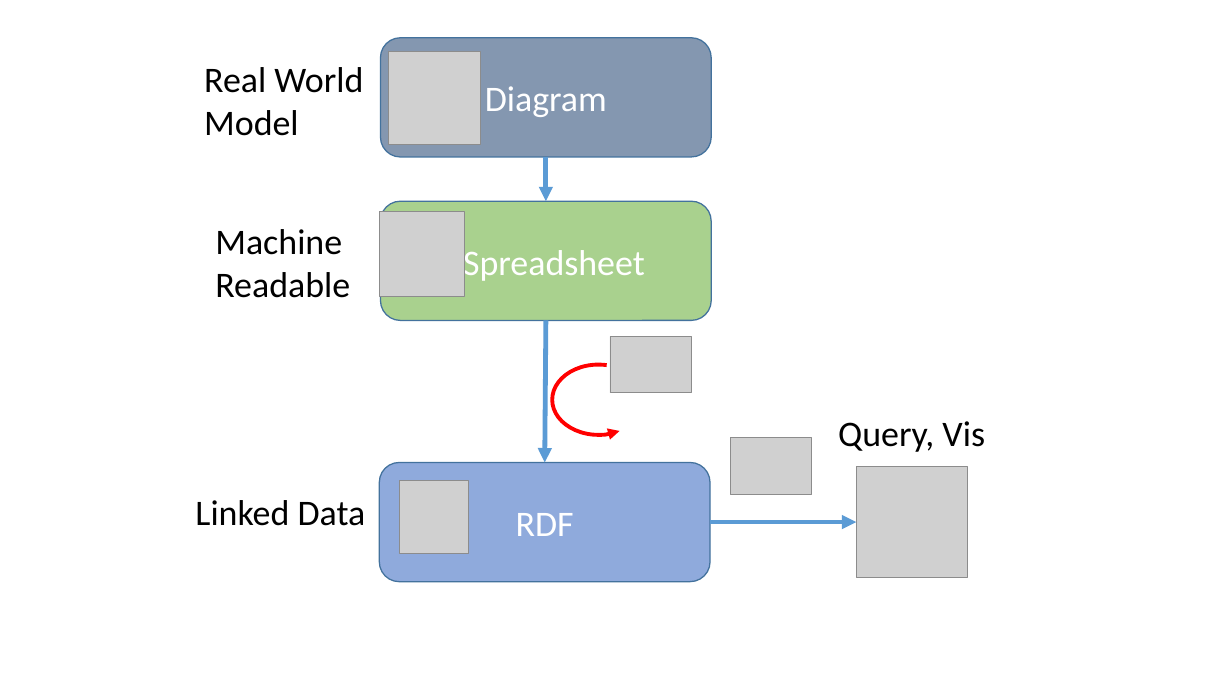
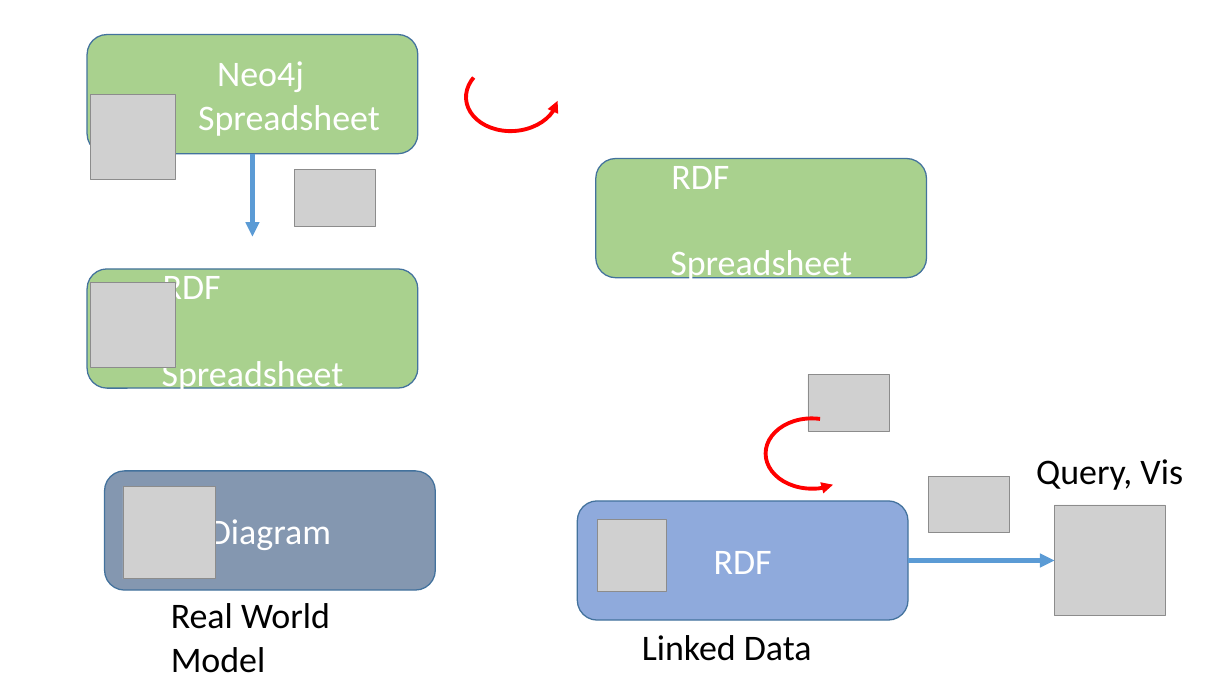
Before and after one commit to phuse-org/LinkedDataWorkshop, a slide deck: slide 3 of Annual2017-EU/documents/SourceImagesForExercises.pptx. Drawn at 1232x693 pixels with LibreOffice and Linux fonts; fonts in the diff are those of the drawing; grey boxes stand for pictures. Boxes give left, top, right and bottom in pixels: in the first picture for what was removed or moved away, otherwise in the second. Text is boxed around its words. In the diff, an @@ line names an element or a change of style, - is before the commit and + after.

Commit message:
last commit before restructure of RDF approach in exercises.

```diff
--- a/Annual2017-EU/documents/SourceImagesForExercises.pptx
+++ b/Annual2017-EU/documents/SourceImagesForExercises.pptx
@@ rounded rectangle added at bbox=[87, 34, 418, 153], fill #A9D18E, outline #43739E 1 pt, 28 pt, text #FFFFFF @@
+Neo4j
+Spreadsheet
@@ arc (boxed as its full ellipse) at bbox=[464, 58, 560, 134]: proportions changed; rotation 0 to 356 degrees @@
@@ picture added at bbox=[90, 94, 175, 179] @@
@@ arrow added from (252, 153) to (252, 237), #5B9BD5 3.75 pt @@
@@ picture added at bbox=[295, 170, 376, 226] @@
@@ arrow removed from (546, 157) to (546, 201) @@
@@ rounded rectangle added at bbox=[596, 159, 927, 278], fill #A9D18E, outline #43739E 1 pt, 28 pt, text #FFFFFF @@
+RDF Spreadsheet
@@ text removed at bbox=[215, 229, 350, 298] @@
-Machine Readable
@@ rounded rectangle "RDF Spreadsheet": place and size @@
-rounded rectangle "RDF Spreadsheet" at bbox=[381, 201, 712, 321]
+rounded rectangle "RDF Spreadsheet" at bbox=[87, 269, 418, 388]
@@ picture: place and size @@
-picture at bbox=[380, 212, 465, 297]
+picture at bbox=[90, 282, 175, 367]
@@ text in rounded rectangle at bbox=[162, 276, 344, 395]: text changed @@
-Spreadsheet
+RDF Spreadsheet
@@ arrow removed from (546, 321) to (545, 463) @@
@@ arc (boxed as its full ellipse) added at bbox=[766, 419, 859, 489], outline #FF0000 3 pt @@
@@ rounded rectangle "Diagram": place and size @@
-rounded rectangle "Diagram" at bbox=[381, 38, 712, 157]
+rounded rectangle "Diagram" at bbox=[104, 471, 435, 591]
@@ picture: place and size @@
-picture at bbox=[388, 52, 481, 144]
+picture at bbox=[123, 487, 215, 579]
@@ 4 pictures, 1 rounded rectangle, 1 text, 1 arrow: place and size @@
-4 pictures, 1 rounded rectangle, 1 text, 1 arrow at bbox=[380, 336, 985, 582]
+4 pictures, 1 rounded rectangle, 1 text, 1 arrow at bbox=[578, 375, 1183, 620]
@@ text "Real World Model": place and size @@
-text "Real World Model" at bbox=[204, 67, 363, 136]
+text "Real World Model" at bbox=[171, 603, 330, 673]
@@ text "Linked Data": place and size @@
-text "Linked Data" at bbox=[195, 500, 366, 526]
+text "Linked Data" at bbox=[642, 635, 812, 661]
```
